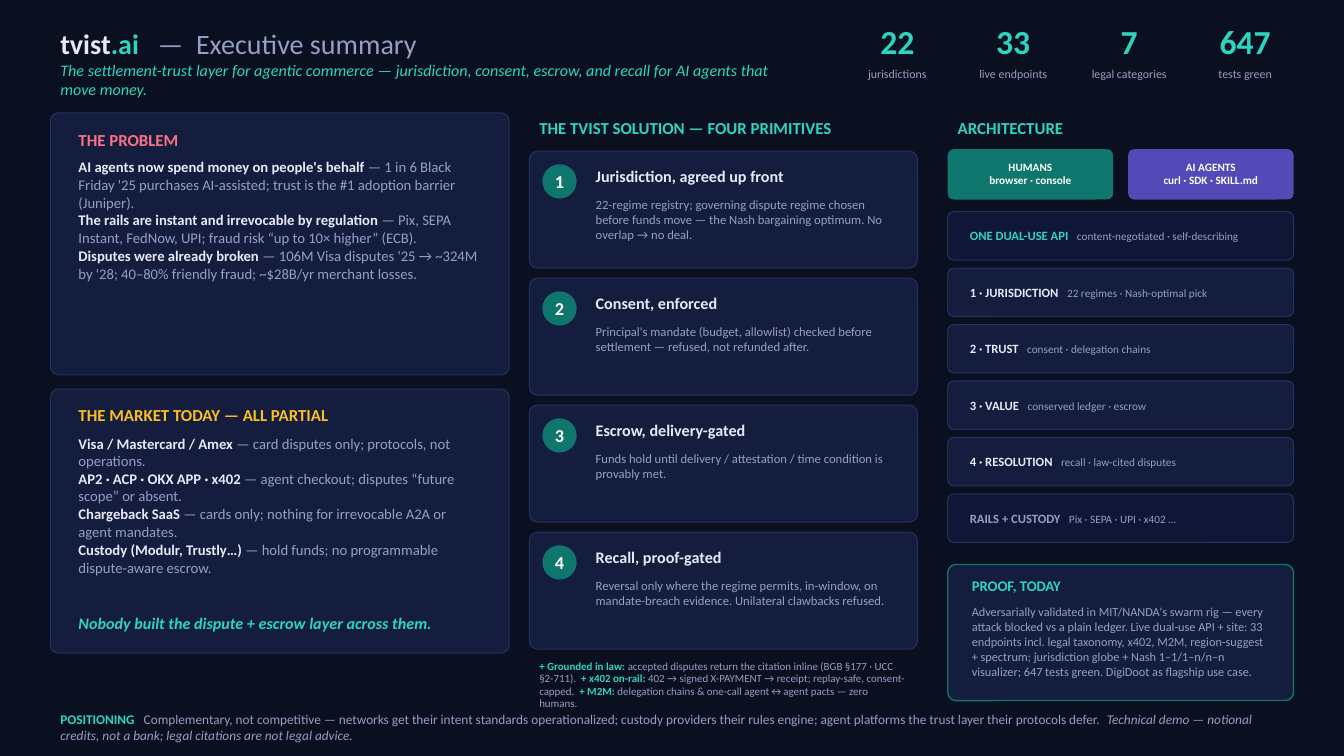
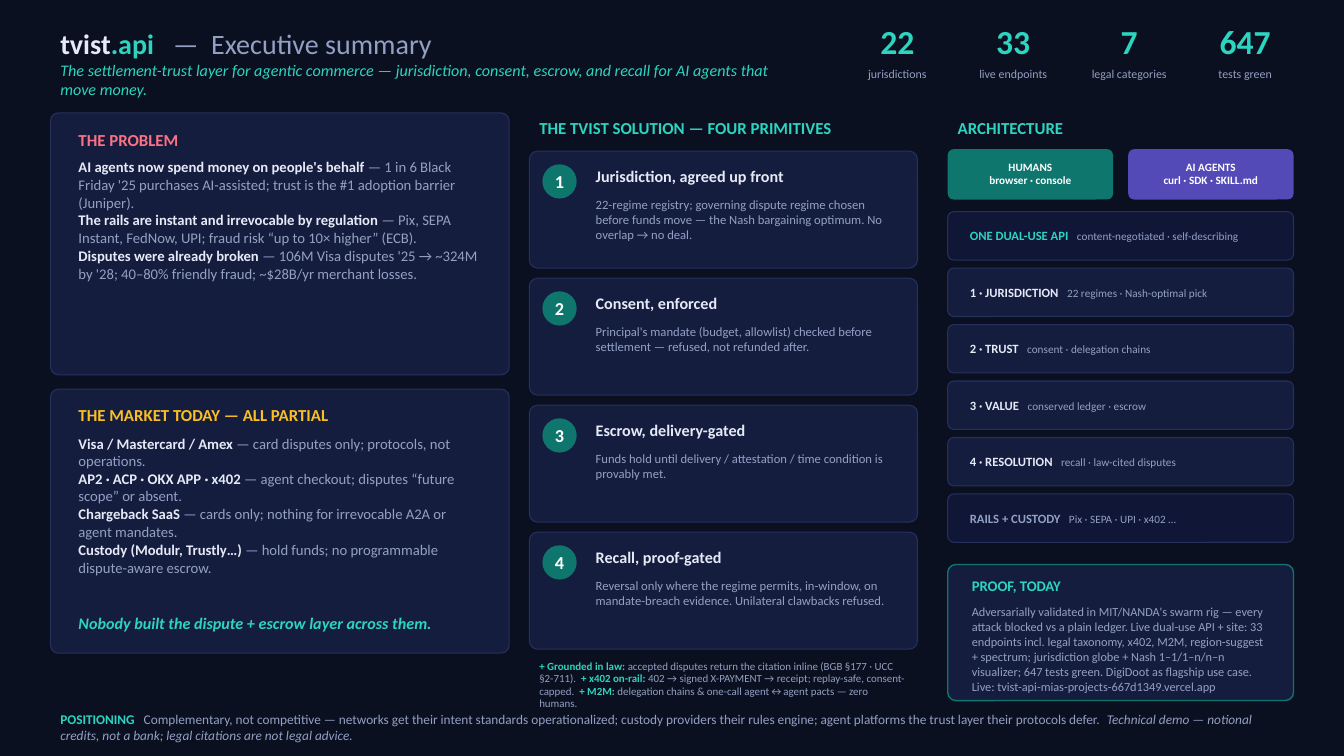
Before and after one commit to superheroin888/tvist-api, a slide deck: slide 1 of assets/Tvist-Executive-Summary.pptx. Drawn at 1344x756 pixels with LibreOffice and Linux fonts; fonts in the diff are those of the drawing. Boxes give left, top, right and bottom in pixels: in the first picture for what was removed or moved away, otherwise in the second. Text is boxed around its words. In the diff, an @@ line names an element or a change of style, - is before the commit and + after.

Commit message:
artifacts: tvist.api rebrand + live URL; commit PDF generators

```diff
--- a/assets/Tvist-Executive-Summary.pptx
+++ b/assets/Tvist-Executive-Summary.pptx
@@ text at bbox=[60, 34, 432, 59]: text changed @@
-tvist.ai — Executive summary
+tvist.api — Executive summary
@@ text at bbox=[972, 607, 1263, 693]: text changed @@
-Adversarially validated in MIT/NANDA's swarm rig — every attack blocked vs a plain ledger. Live dual-use API + site: 33 endpoints incl. legal taxonomy, x402, M2M, region-suggest + spectrum; jurisdiction globe + Nash 1–1/1–n/n–n visualizer; 647 tests green. DigiDoot as flagship use case.
+Adversarially validated in MIT/NANDA's swarm rig — every attack blocked vs a plain ledger. Live dual-use API + site: 33 endpoints incl. legal taxonomy, x402, M2M, region-suggest + spectrum; jurisdiction globe + Nash 1–1/1–n/n–n visualizer; 647 tests green. DigiDoot as flagship use case. Live: tvist-api-mias-projects-667d1349.vercel.app
```
Also in this commit, not shown: 1 other slide changed, 5 other files.
